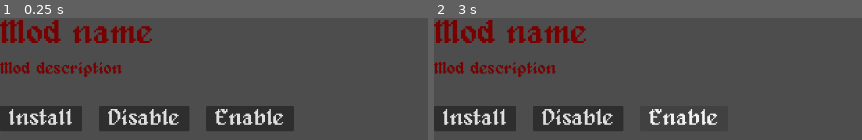
Above: before the commit, frames 1-2 (left to right).
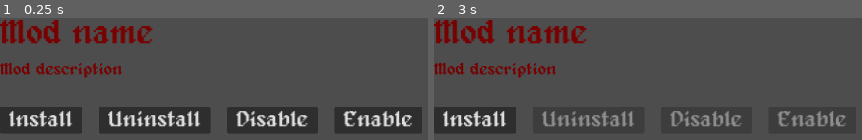
Above: after the commit, the same moments.

Repository: olvior/bloodthief-mod-loader
Game: Godot game, scene res://mod.tscn
Two runs of this game, one before a commit and one after it. Both use one fixed random seed, a clock stepped at 60 frames per second and the inputs below. This scene is started directly instead of the project's main scene.
Inputs (mouse positions are in pixels of both pictures, inside the frame that each line leads up to):
- Up to frame 1 (0.25 s): no input
- Up to frame 2 (3 s): click "Install" at 0.5 s; click (588, 120) at 1.25 s, where only the run after the commit has a clickable "Uninstall"; click (579, 118) at 2 s, where only the run before the commit has a clickable "Disable"; click (682, 118) at 2.75 s, where only the run before the commit has a clickable "Enable"

The runs differ from the first frame. In frame 1, 12% of the frame differs, in the area x 0-99%, y 8-95%; in frame 2, 6.1%.
Error before the commit: Invalid access to property or key 'download' on a base object of type 'Nil'. (res://mod.gd:27)
Error after the commit: Invalid access to property or key 'download' on a base object of type 'Nil'. (res://mod.gd:73)

Commit message:
Improved individual mod scene stuff

Diff:
--- a/bt_mod_loader_installer/manager.gd
+++ b/bt_mod_loader_installer/manager.gd
@@ -53,6 +53,7 @@
 
 	error_label.text = "Downloaded " + str(n_of_downloads) + "/" + str(out_of)
 	DirAccess.make_dir_absolute(main.path + "/mods")
+	DirAccess.make_dir_absolute(main.path + "/mods/disabled")
 	DirAccess.make_dir_absolute(main.path + "/mods-unpacked")
 	download(loader_download_url, "user://mod_loader.zip")
 
--- a/bt_mod_loader_installer/mod.gd
+++ b/bt_mod_loader_installer/mod.gd
@@ -1,19 +1,42 @@
 extends MarginContainer
 
 var manifest
-var id
-var my_path
-var is_installed
+var id: String
+var my_path: String
+var my_disabled_path: String
+var is_installed: bool
+var is_disabled: bool
 @onready var main = get_tree().get_root().get_child(0)
 
+@onready var install_button: Button = $VBoxContainer/HBoxContainer/install
+@onready var uninstall_button: Button = $VBoxContainer/HBoxContainer/uninstall
+@onready var disable_button: Button = $VBoxContainer/HBoxContainer/disable
+@onready var enable_button: Button = $VBoxContainer/HBoxContainer/enable
+
+var enabled_list: Array[bool] = [true, false, false, true]
+var disabled_list: Array[bool] = [true, false, true, false]
+var uninstalled_list: Array[bool] = [false, true, true, true]
+
 func check_if_installed():
-	var mods_folder = DirAccess.open(main.path + "/mods")
-	my_path = main.path + "/mods/" + id
-	if DirAccess.dir_exists_absolute(my_path):
+	my_path = main.path + "/mods/" + id + ".zip"
+	my_disabled_path = main.path + "/mods/disabled/" + id + ".zip"
+
+	if FileAccess.file_exists(my_path):
 		is_installed = true
+		change_buttons(enabled_list)
 
-	if is_installed:
-		$VBoxContainer/HBoxContainer/install.text = "Reinstall"
+	elif FileAccess.file_exists(my_disabled_path):
+		is_disabled = true
+		change_buttons(disabled_list)
+
+	else:
+		change_buttons(uninstalled_list)
+
+
+
+	if not is_installed:
+		$VBoxContainer/HBoxContainer/disable.disabled = true
+
 
 func init(new_manifest):
 	manifest = new_manifest
@@ -23,11 +46,7 @@
 	check_if_installed()
 
 
-func _on_install_button_up():
-	download(manifest["download"], my_path + ".zip")
-
-
-func download(link, path):
+func download(link: String, path: String):
 	var http = HTTPRequest.new()
 	add_child(http)
 	http.connect("request_completed", _http_request_completed)
@@ -40,3 +59,34 @@
 func _http_request_completed(result, _response_code, _headers, _body):
 	if result != OK:
 		push_error("Download Failed")
+	else:
+		change_buttons(enabled_list)
+
+
+func change_buttons(button_list: Array[bool]):
+	install_button.disabled = button_list[0]
+	uninstall_button.disabled = button_list[1]
+	disable_button.disabled = button_list[2]
+	enable_button.disabled = button_list[3]
+
+func _on_install_button_up():
+	download(manifest["download"], my_path + ".zip")
+
+func _on_disable_button_up() -> void:
+	DirAccess.rename_absolute(my_path, my_disabled_path)
+	change_buttons(disabled_list)
+	is_disabled = true
+
+func _on_enable_button_up() -> void:
+	DirAccess.rename_absolute(my_disabled_path, my_path)
+	change_buttons(enabled_list)
+	is_disabled = false
+
+func _on_uninstall_button_up() -> void:
+	if is_disabled:
+		DirAccess.remove_absolute(my_disabled_path)
+	else:
+		DirAccess.remove_absolute(my_path)
+
+	change_buttons(uninstalled_list)
+	is_installed = false
--- a/bt_mod_loader_installer/mod.tscn
+++ b/bt_mod_loader_installer/mod.tscn
@@ -47,6 +47,12 @@
 theme_override_font_sizes/font_size = 40
 text = " Install "
 
+[node name="uninstall" type="Button" parent="VBoxContainer/HBoxContainer"]
+layout_mode = 2
+focus_mode = 0
+theme_override_font_sizes/font_size = 40
+text = " Uninstall "
+
 [node name="disable" type="Button" parent="VBoxContainer/HBoxContainer"]
 layout_mode = 2
 focus_mode = 0
@@ -60,3 +66,6 @@
 text = " Enable "
 
 [connection signal="button_up" from="VBoxContainer/HBoxContainer/install" to="." method="_on_install_button_up"]
+[connection signal="button_up" from="VBoxContainer/HBoxContainer/uninstall" to="." method="_on_uninstall_button_up"]
+[connection signal="button_up" from="VBoxContainer/HBoxContainer/disable" to="." method="_on_disable_button_up"]
+[connection signal="button_up" from="VBoxContainer/HBoxContainer/enable" to="." method="_on_enable_button_up"]
--- a/bt_mod_loader_installer/project.godot
+++ b/bt_mod_loader_installer/project.godot
@@ -19,6 +19,7 @@
 
 window/size/viewport_width=1440
 window/size/viewport_height=810
+window/stretch/mode="canvas_items"
 
 [rendering]
 
